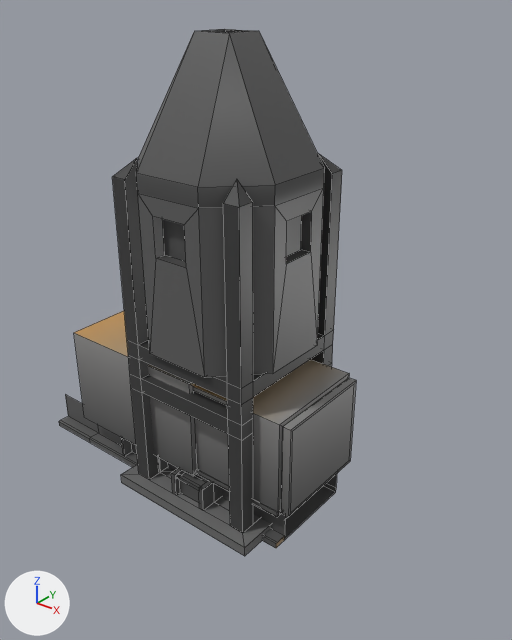
A saved change to the Blender file PECO-Unity/Assets/ProjectEconomy/Bundles/Items/Barricades/Crafting_Stations/Material_Processing/Die_Casting_Machine/Model_0.blend.
Rendered twice from a camera (50 mm lens) standing at (14.4, -16.6, 15.8) and looking at (1.0, 0.1, 5.3). The lights are fixed; the arrows at lower left show +X, +Y and +Z. Mesh edges are drawn as thin lines.

The first picture shows 'Model_0', 'Model_0.001'.
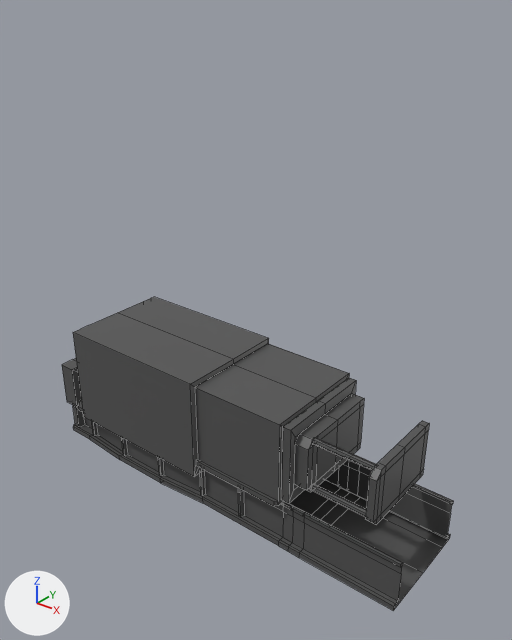
Where the change shows, as pixel boxes (x1, y1, x2, y2) in the pictures (512 x 640 px):
'Model_0.001', deleted
    before: (112, 29, 342, 556)
'Model_0', reshaped (23% wider, 13% taller)
    before: (59, 311, 356, 548)
    after: (62, 297, 429, 566)
'Model_Mirror', added (black)
    after: (288, 460, 454, 611)
part 1 of me_cube, added
    after: (366, 421, 429, 525)
part 2 of me_cube, added
    after: (313, 438, 376, 470)
part 3 of me_cube, added
    after: (311, 484, 366, 517)
part 4 of me_cube, built on
    before: (59, 311, 356, 548)
    after: (62, 297, 364, 551)
part 5 of me_cube, surface changed
    before: (121, 437, 160, 470)
    after: (121, 437, 161, 477)

What the commit changed:
me_cube is used by ob_model_0.
me_cube had 98 vertices, 85 faces and spanned x -8.0..3.95, y -2.2..2.2, z -1.51..3.59.
me_cube now has 472 vertices, 407 faces and spans x -7.35..7.95, y -2.2..2.05, z -1.51..3.59.
me_cube part 1: a new loose piece of 44 vertices spanning x 6.6..6.85, y -1.65..1.65, z 0.84..2.89, in mat_material (picture img_texture_png).
me_cube part 2: a new loose piece of 16 vertices spanning x 4.4..6.65, y -1.39..-1.16, z 2.65..2.88, in mat_material (picture img_texture_png).
me_cube part 3: a new loose piece of 16 vertices spanning x 4.4..6.65, y -1.39..-1.16, z 0.85..1.08, in mat_material (picture img_texture_png).
me_cube part 4: 80 vertices removed from x -8.0..3.95, y -2.2..2.2, z -1.51..3.59; 374 vertices added at x -7.35..4.45, y -2.2..2.05, z -1.51..3.59.
me_cube part 5: 2 kept faces spanning x -4.05..-1.95, y -2.0, z -1.31..-0.21 get new texture (UV) coordinates.
Mesh me_cube_003 is new.
It has 33 vertices, 21 faces and spans x 4.0..7.95, y -1.95..0.0, z -1.51..0.24.
It uses material mat_material (picture img_texture_png).
Object 'Model_0.001' (ob_model_0_001) is deleted.
Object 'Model_Mirror' (ob_model_mirror) is new; it shows me_cube_003.
Its location is (0.0, 0.0, 0.0).
It gains a MIRROR modifier named 'Mirror'.
Modifier setting: use_axis = (False, True, False).
